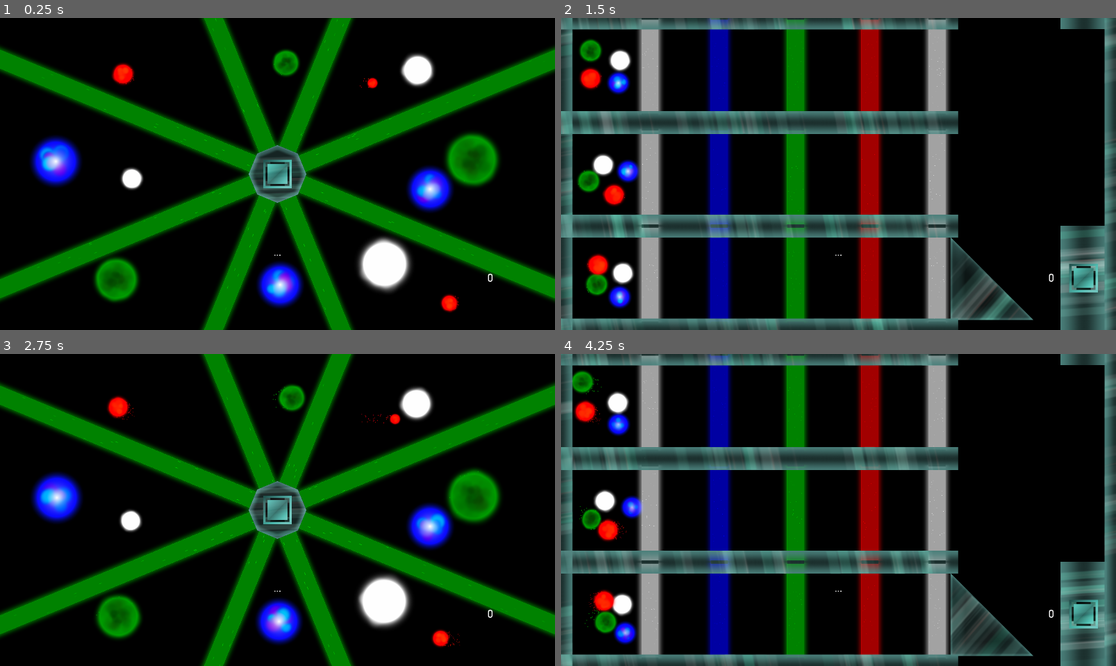
Above: before the commit, frames 1-4 (two rows, left to right).
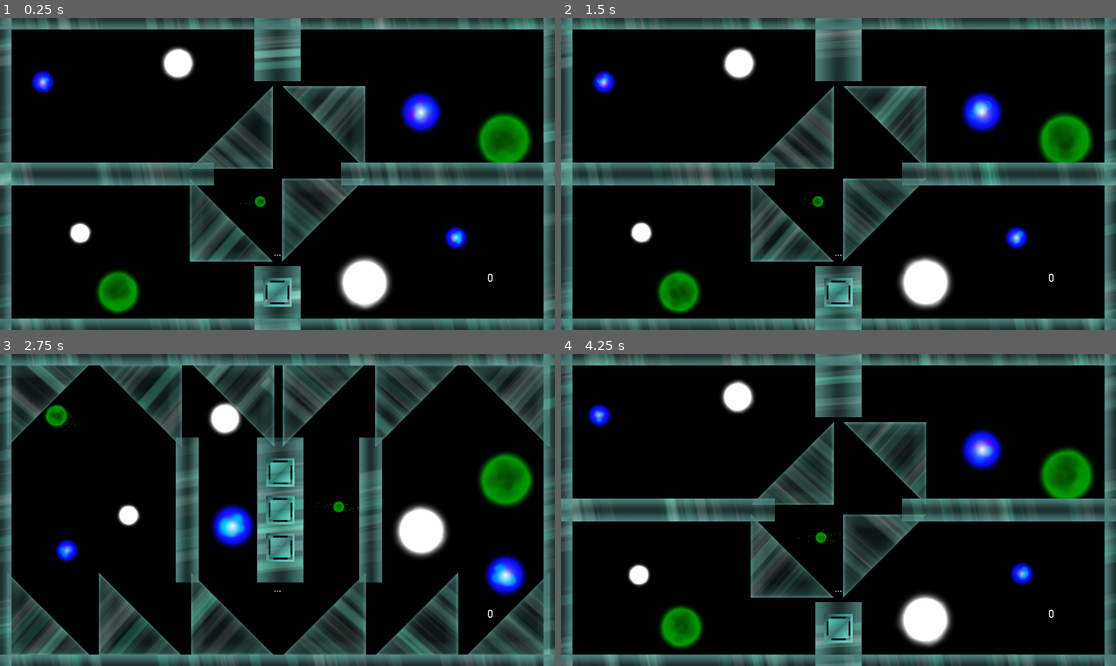
Above: after the commit, the same moments.

Repository: Dark-Gran/Spirit-Circles
Game: Godot game, scene res://src/Main.tscn
Two runs of this game, one before a commit and one after it. Both use one fixed random seed, a clock stepped at 60 frames per second and the inputs below.
Inputs (mouse positions are in pixels of both pictures, inside the frame that each line leads up to):
- Up to frame 1 (0.25 s): no input
- Up to frame 2 (1.5 s): move the mouse to (960, 158) at 0.52 s; hold Right (ui_right) 0.53-1.28 s; tap Space (ui_accept) at 0.77 s; move the mouse to (727, 189) at 1.27 s; hold Left (ui_left) from 1.28 s (still down)
- Up to frame 3 (2.75 s): tap Space (ui_accept) at 1.52 s; move the mouse to (333, 441) at 2.02 s; release Left (ui_left) at 2.03 s; hold Right (ui_right) from 2.03 s (still down)
- Up to frame 4 (4.25 s): move the mouse to (810, 572) at 2.77 s; tap Space (ui_accept) at 3.02, 3.77 s; move the mouse to (1005, 556) at 3.52 s; release Right (ui_right) at 3.53 s; hold Left (ui_left) from 3.53 s (still down)

The runs differ from the first frame. In frame 1, 54% of the frame differs, in the area x 0-100%, y 0-100%; in frame 2, 53%; in frame 3, 64%; in frame 4, 53%.

Commit message:
bounce particle effect

Diff:
--- a/src/world/Circle.gd
+++ b/src/world/Circle.gd
@@ -291,6 +291,7 @@
 		velocity = velocity.bounce(collision.normal)
 		angle = rad2deg(velocity.angle())
 		refresh_velocity()
+	world.new_bounce_particles(collision.position, color_type)
 
 func mergeIn(collider):
 	collider.merging_away = true
--- a/src/world/World.gd
+++ b/src/world/World.gd
@@ -27,7 +27,7 @@
 		level_times.append(0)
 	$DebugGUI/FPS.visible = false
 	enable_continue(false)
-	level_id = 20
+	level_id = 11
 	move_to_level(level_id)
 
 func reload_level():
@@ -73,6 +73,8 @@
 	ready = true
 
 func unload_level():
+	for emitter in get_tree().get_nodes_in_group("one_shot_emitters"):
+		emitter.queue_free()
 	pc_accumulator = 0
 	pc_linger = false
 	release_pc()
@@ -165,6 +167,7 @@
 				enable_continue(true)
 
 func _physics_process(delta):
+	free_emitters()
 	if get_node_or_null("Level") != null:
 		if !won && Input.is_action_pressed("ui_select"):
 			# Focus Power
@@ -287,3 +290,20 @@
 
 func get_grow_speed():
 	return world_speed*grow_speed_adjust
+
+# Particle Effects
+
+var BounceParticles = preload("res://src/world/circle_effects/Bounce.tscn")
+
+func free_emitters():
+	for emitter in get_tree().get_nodes_in_group("one_shot_emitters"):
+		if not emitter.emitting:
+			emitter.queue_free()
+
+func new_bounce_particles(pos, color_type):
+	var color = Circle.ct_dict.get(color_type).get("color")
+	var particles = BounceParticles.instance()
+	particles.position = pos
+	particles.modulate = color
+	particles.emitting = true
+	add_child(particles)
--- /dev/null
+++ b/src/world/circle_effects/Bounce.tscn
@@ -0,0 +1,35 @@
+[gd_scene load_steps=5 format=2]
+
+[ext_resource path="res://assets/little_white_64.png" type="Texture" id=1]
+
+[sub_resource type="Gradient" id=6]
+colors = PoolColorArray( 1, 1, 1, 1, 1, 1, 1, 0 )
+
+[sub_resource type="GradientTexture" id=8]
+gradient = SubResource( 6 )
+
+[sub_resource type="ParticlesMaterial" id=7]
+flag_disable_z = true
+direction = Vector3( 0, 0, 0 )
+spread = 180.0
+gravity = Vector3( 0, 0, 0 )
+initial_velocity = 55.0
+initial_velocity_random = 0.91
+orbit_velocity = 0.0
+orbit_velocity_random = 0.0
+damping = 40.0
+scale = 0.1
+color_ramp = SubResource( 8 )
+
+[node name="Particles2D2" type="Particles2D" groups=[
+"one_shot_emitters",
+]]
+z_index = -1
+emitting = false
+amount = 6
+lifetime = 0.6
+one_shot = true
+explosiveness = 1.0
+visibility_rect = Rect2( -100, -100, 200.014, 200 )
+process_material = SubResource( 7 )
+texture = ExtResource( 1 )
